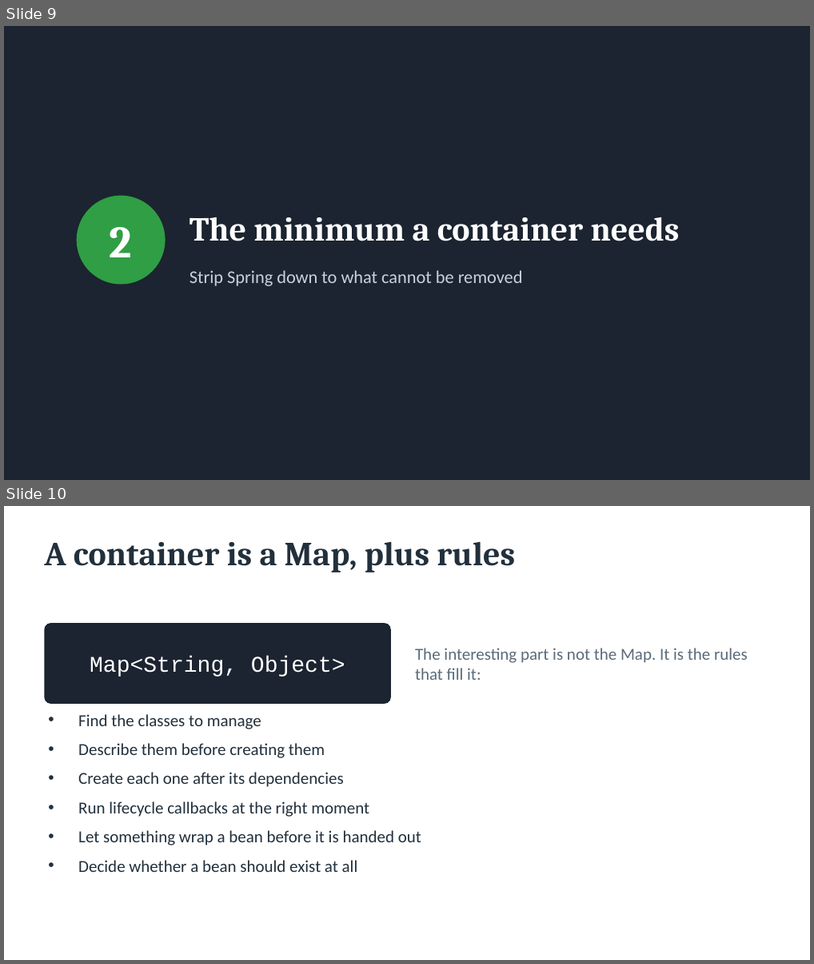
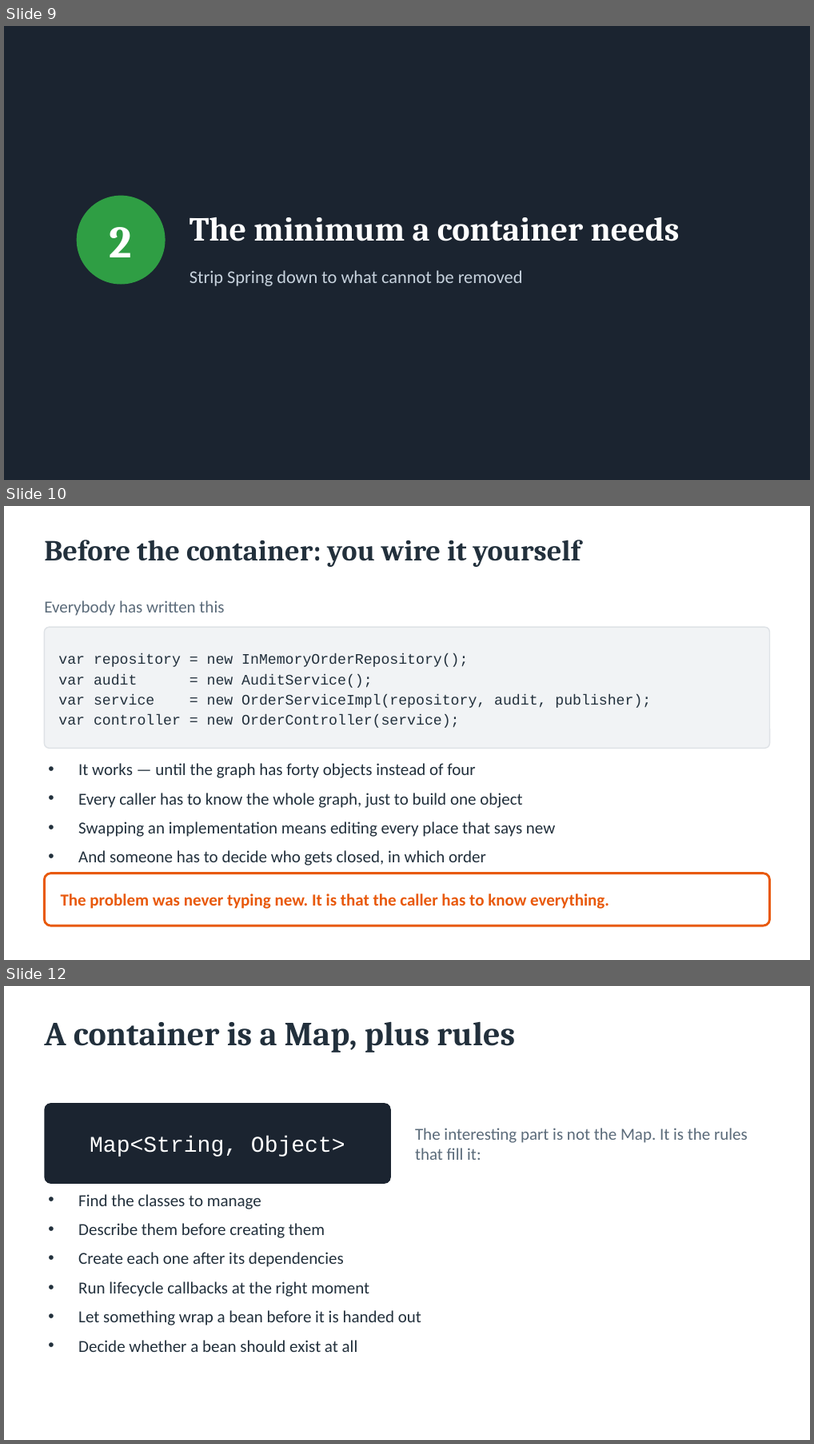
Before and after one commit to ELMAALMIA/minispring, a slide deck: docs/presentation/minispring-talk.pptx. Shown one above the other, each under a label of ours: slides 9 and 10 before the commit, slides 9, 10 and 12 after it; the slides between them are not shown. The pictures are 814x964 and 814x1444 pixels, drawn with LibreOffice and Linux fonts; fonts in the diff are those of the drawing. Boxes give left, top, right and bottom in pixels: in the first picture for what was removed or moved away, otherwise in the second. Text is boxed around its words. In the diff, an @@ line names an element or a change of style, - is before the commit and + after.

Commit message:
docs: explain why injection exists, and show the XML it replaced
Two slides now open part 2 with the problem before the solution: wiring a graph by hand, and what changes when the class stops choosing its own collaborators. A third slide shows the same bean written in XML, in annotations and in Java configuration, so the mapping table's XML column becomes concrete.

```diff
--- a/docs/presentation/minispring-talk.pptx
+++ b/docs/presentation/minispring-talk.pptx
@@ slide 10 added at bbox=[4, 506, 810, 960], background #FFFFFF @@
@@ text added at bbox=[44, 540, 581, 567], 26 pt, text #22303C, bold @@
+Before the container: you wire it yourself
@@ text added at bbox=[44, 600, 224, 616], 15 pt, text #5B6B7A @@
+Everybody has written this
@@ rounded rectangle added at bbox=[44, 627, 770, 748], fill #F1F3F5, outline #DEE2E6 1 pt @@
@@ text added at bbox=[58, 654, 651, 728], 13 pt, text #22303C @@
+var repository = new InMemoryOrderRepository();
+var audit = new AuditService();
+var service = new OrderServiceImpl(repository, audit, publisher);
+var controller = new OrderController(service);
@@ text added at bbox=[78, 763, 555, 865], 15 pt, text #22303C @@
+• It works — until the graph has forty objects instead of four
+• Every caller has to know the whole graph, just to build one object
+• Swapping an implementation means editing every place that says new
+• And someone has to decide who gets closed, in which order
@@ rounded rectangle added at bbox=[44, 873, 770, 925], fill #FFFFFF, outline #E8590C 2 pt @@
@@ text added at bbox=[61, 893, 610, 908], 15 pt, text #E8590C, bold @@
+The problem was never typing new. It is that the caller has to know everything.
@@ what was slide 10 is now slide 12 @@
```
Also in this commit, not shown: 2 other slides added, 2 other files.
